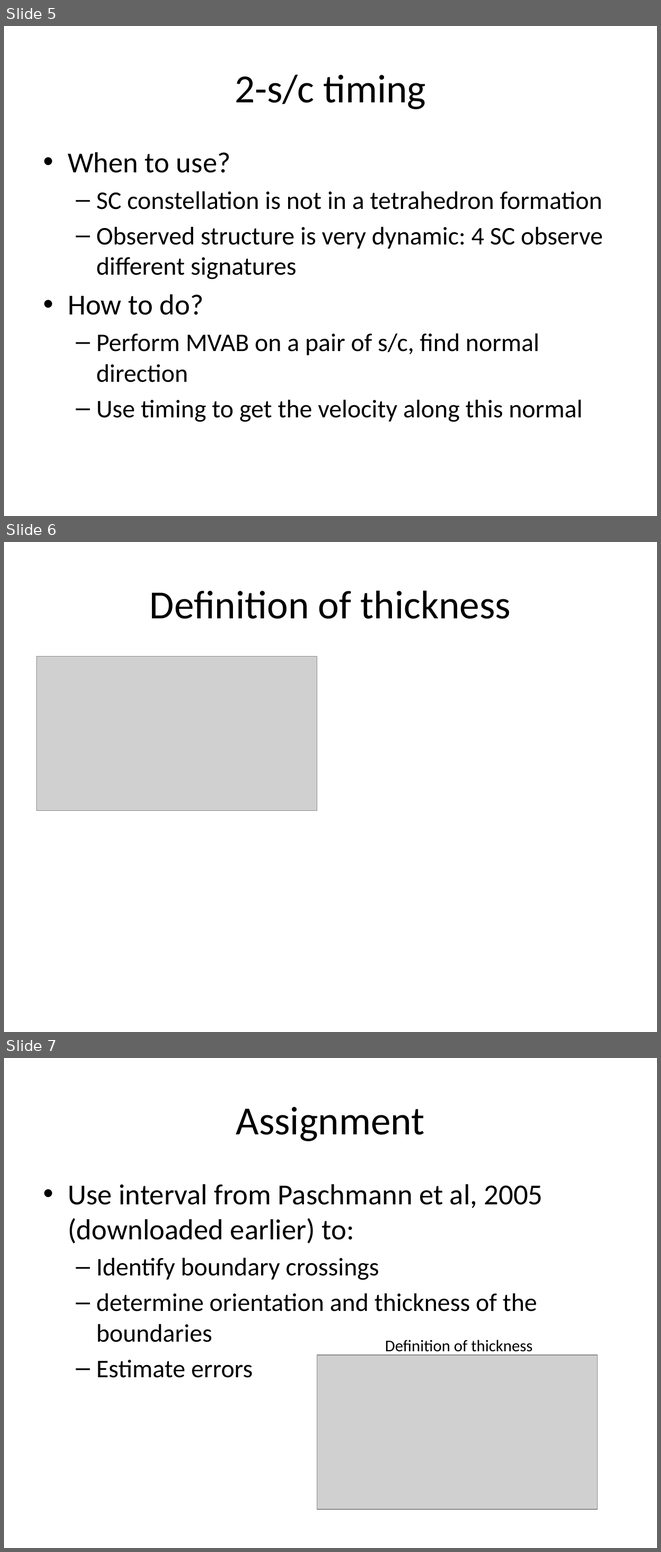
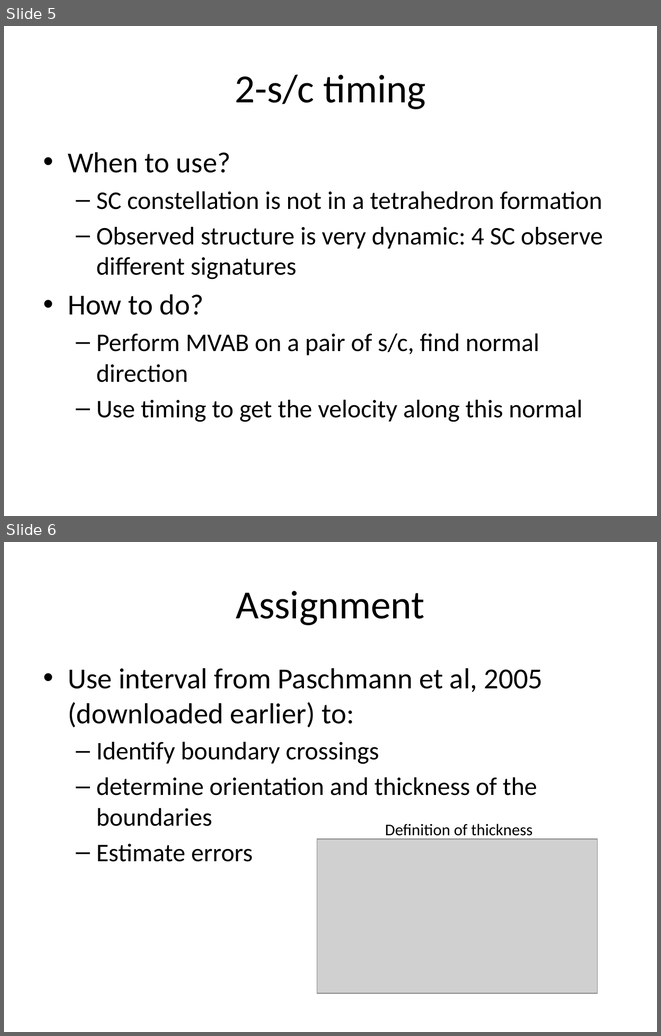
Before and after one commit to irfu/Nordita_Magnetic_Reconnection_School_2015, a slide deck: Lectures/Lecture_4.pptx. Shown one above the other, each under a label of ours: slides 5, 6 and 7 before the commit, slides 5 and 6 after it. The pictures are 661x1552 and 661x1036 pixels, drawn with LibreOffice and Linux fonts; fonts in the diff are those of the drawing; grey boxes stand for pictures. Boxes give left, top, right and bottom in pixels: in the first picture for what was removed or moved away, otherwise in the second. Text is boxed around its words. In the diff, an @@ line names an element or a change of style, - is before the commit and + after.

```diff
--- a/Lectures/Lecture_4.pptx
+++ b/Lectures/Lecture_4.pptx
@@ slide 6 removed at <box>4,542,657,1032</box>, background #FFFFFF @@
@@ title removed at <box>150,590,511,619</box> @@
-Definition of thickness
@@ picture removed at <box>37,656,317,810</box> @@
@@ what was slide 7 is now slide 6 @@
```
Also in this commit, not shown: 1 slide changed.
